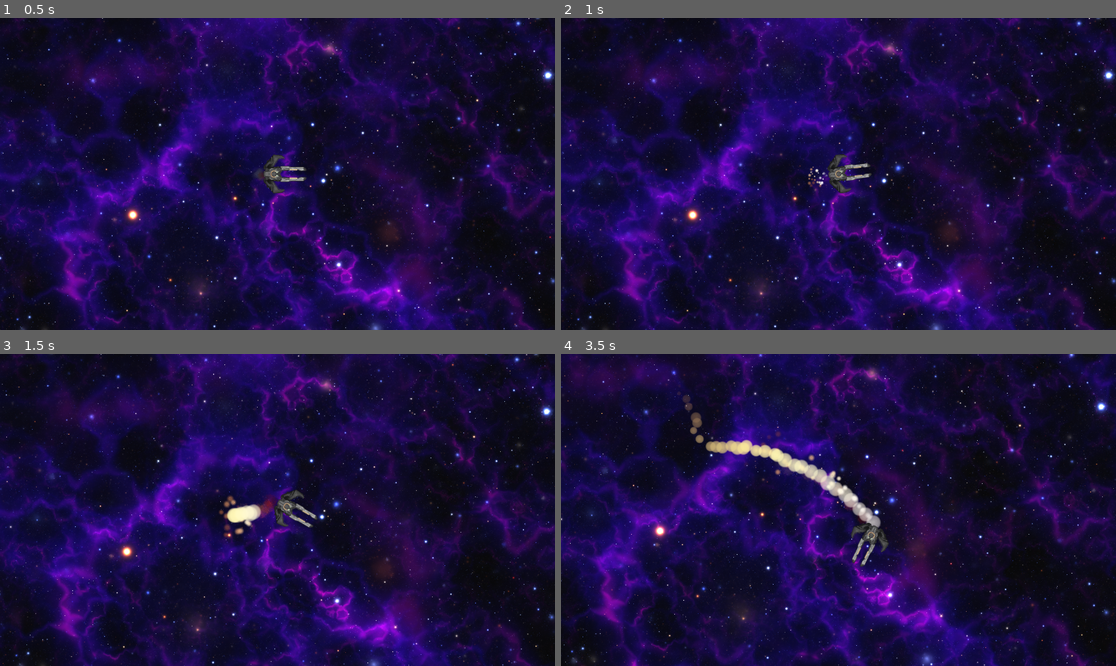
Above: before the commit, frames 1-4 (two rows, left to right).
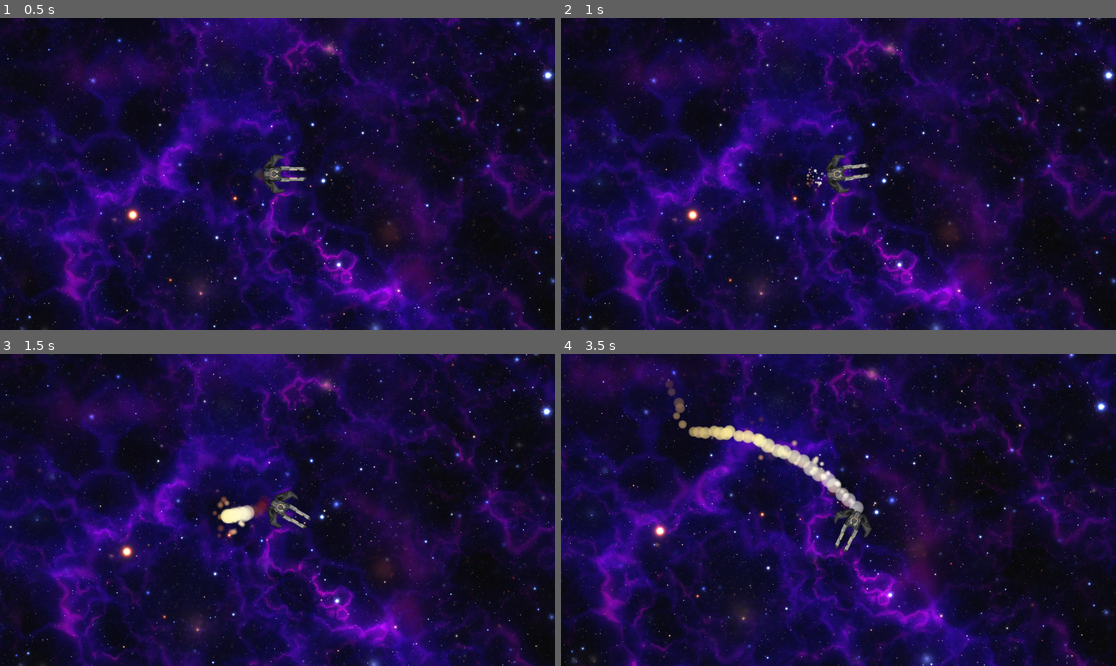
Above: after the commit, the same moments.

Repository: igorSzymczak/AF2-Client
Game: Godot game, scene res://main.tscn
The game is run twice, just before and just after one commit, with the same random seed, the same clock (stepped at 60 frames per second) and the same inputs.
Inputs (mouse positions are in pixels of both pictures, inside the frame that each line leads up to):
- Up to frame 1 (0.5 s): no input
- Up to frame 2 (1 s): tap Enter at 0.5 s; move the mouse to (960, 158) at 0.52 s; hold W (Accelerate) from 0.53 s (still down); hold S (Decelerate) from 0.53 s (still down)
- Up to frame 3 (1.5 s): move the mouse to (166, 525) at 1.27 s; release W (Accelerate) at 1.28 s; release S (Decelerate) at 1.28 s; tap S (Decelerate) at 1.35 s
- Up to frame 4 (3.5 s): move the mouse to (894, 441) at 2.02 s; hold S (Decelerate) 2.03-2.78 s; hold W (Accelerate) from 2.03 s (still down); move the mouse to (810, 572) at 2.77 s; tap S (Decelerate) at 2.85 s

Frame 1 is identical in both runs. In frame 2, 0.3% of the frame differs, in the area x 44-56%, y 43-57%; in frame 3, 1.1%; in frame 4, 3.1%, in the area x 18-60%, y 8-71%.

Commit message:
file management

Diff:
--- a/engine.tscn
+++ b/Ships/engine.tscn
@@ -1,9 +1,9 @@
 [gd_scene load_steps=28 format=3 uid="uid://mignawcuevan"]
 
-[ext_resource type="Texture2D" uid="uid://csoo1j28sqnm0" path="res://Thrust Particle 1.png" id="1_7x0bo"]
-[ext_resource type="Script" path="res://engine.gd" id="1_rdbml"]
-[ext_resource type="Texture2D" uid="uid://b4bxrt25qdkca" path="res://Thrust Particle 2.png" id="2_j1qfo"]
-[ext_resource type="Texture2D" uid="uid://cifrqdsox61kg" path="res://Thrust Particle 3.png" id="2_n7ren"]
+[ext_resource type="Texture2D" uid="uid://csoo1j28sqnm0" path="res://Ships/Assets/Thrust Particle 1.png" id="1_7x0bo"]
+[ext_resource type="Script" path="res://Ships/engine.gd" id="1_rdbml"]
+[ext_resource type="Texture2D" uid="uid://b4bxrt25qdkca" path="res://Ships/Assets/Thrust Particle 2.png" id="2_j1qfo"]
+[ext_resource type="Texture2D" uid="uid://cifrqdsox61kg" path="res://Ships/Assets/Thrust Particle 3.png" id="2_n7ren"]
 
 [sub_resource type="Curve" id="Curve_sthmy"]
 _data = [Vector2(0, 0), 0.0, 2.06467, 0, 1, Vector2(0.150538, 0.310811), 2.06467, 0.384009, 1, 0, Vector2(1, 0), -1.07396, 0.0, 0, 0]
--- a/player.tscn
+++ b/Ships/player.tscn
@@ -1,8 +1,8 @@
 [gd_scene load_steps=5 format=3 uid="uid://biw3togj1rlk7"]
 
-[ext_resource type="Script" path="res://player.gd" id="1_1s26i"]
-[ext_resource type="Texture2D" uid="uid://kpp12e5gu50h" path="res://shiptemp.png" id="1_kf84x"]
-[ext_resource type="PackedScene" uid="uid://mignawcuevan" path="res://engine.tscn" id="3_sq35h"]
+[ext_resource type="Script" path="res://Ships/player.gd" id="1_1s26i"]
+[ext_resource type="Texture2D" uid="uid://kpp12e5gu50h" path="res://Ships/Assets/shiptemp.png" id="1_kf84x"]
+[ext_resource type="PackedScene" uid="uid://mignawcuevan" path="res://Ships/engine.tscn" id="3_sq35h"]
 
 [sub_resource type="CircleShape2D" id="CircleShape2D_5t75r"]
 radius = 22.0
@@ -14,6 +14,7 @@
 [node name="Camera2D" type="Camera2D" parent="."]
 process_callback = 0
 position_smoothing_enabled = true
+position_smoothing_speed = 10.0
 
 [node name="Engine" parent="." instance=ExtResource("3_sq35h")]
 position = Vector2(-28, 0)
--- a/main.tscn
+++ b/main.tscn
@@ -1,8 +1,8 @@
 [gd_scene load_steps=6 format=3 uid="uid://dl641yn1w35sn"]
 
-[ext_resource type="PackedScene" uid="uid://biw3togj1rlk7" path="res://player.tscn" id="1_fw8kr"]
-[ext_resource type="Shader" path="res://parallax_test.gdshader" id="1_rooer"]
-[ext_resource type="Script" path="res://Background.gd" id="3_ubkci"]
+[ext_resource type="PackedScene" uid="uid://biw3togj1rlk7" path="res://Ships/player.tscn" id="1_fw8kr"]
+[ext_resource type="Shader" path="res://Starfield/parallax_test.gdshader" id="1_rooer"]
+[ext_resource type="Script" path="res://Starfield/Background.gd" id="3_ubkci"]
 
 [sub_resource type="ShaderMaterial" id="ShaderMaterial_beigd"]
 shader = ExtResource("1_rooer")
Renamed: Thrust Particle 1.png -> Ships/Assets/Thrust Particle 1.png
Not shown, changed: Ships/Assets/Thrust Particle 1.png.import
Renamed: Thrust Particle 2.png -> Ships/Assets/Thrust Particle 2.png
Not shown, changed: Ships/Assets/Thrust Particle 2.png.import
Renamed: Thrust Particle 3.png -> Ships/Assets/Thrust Particle 3.png
Not shown, changed: Ships/Assets/Thrust Particle 3.png.import
Renamed: shiptemp.png -> Ships/Assets/shiptemp.png
Not shown, changed: Ships/Assets/shiptemp.png.import
Renamed: engine.gd -> Ships/engine.gd
Renamed: player.gd -> Ships/player.gd
Renamed: Background.gd -> Starfield/Background.gd
Renamed: parallax_test.gdshader -> Starfield/parallax_test.gdshader
(and 2 more such lines)
